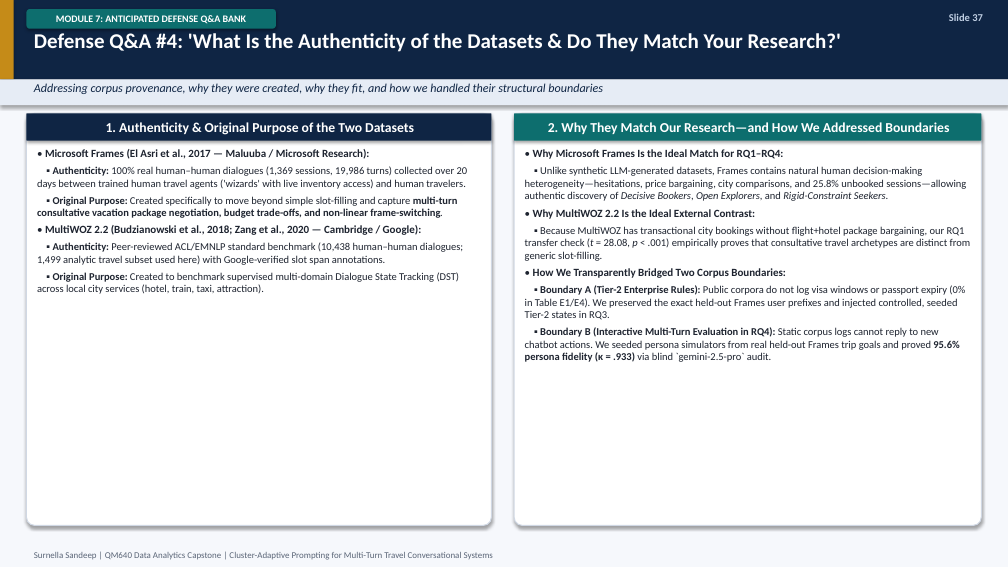
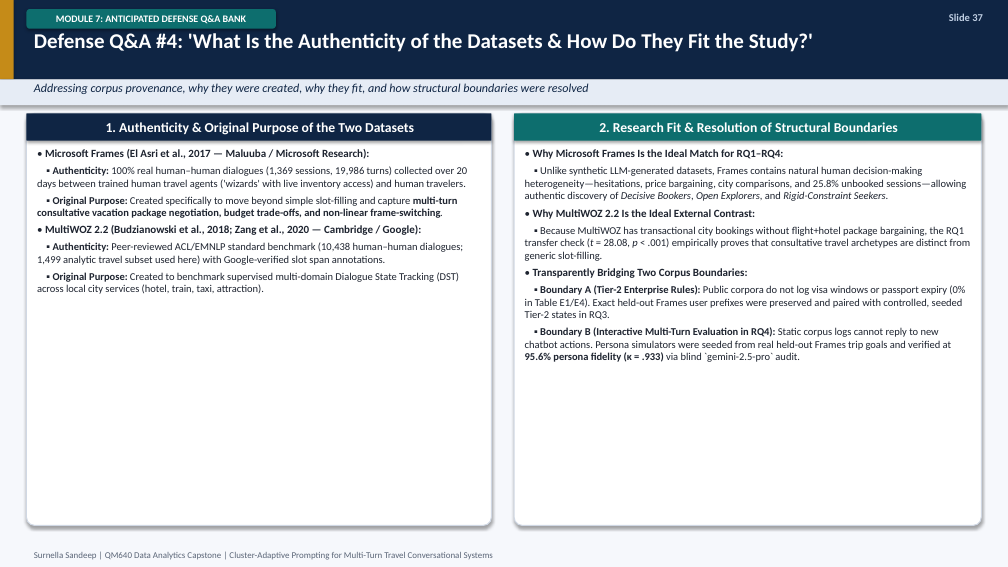
Before and after one commit to surnella/QM640-Dialogue-Clustering-Capstone, a slide deck: slide 37 of final/QM_640_Defense_Presentation_Sandeep_Surnella.pptx. Drawn at 1008x567 pixels with LibreOffice and Linux fonts; fonts in the diff are those of the drawing. Boxes give left, top, right and bottom in pixels: in the first picture for what was removed or moved away, otherwise in the second. Text is boxed around its words. In the diff, an @@ line names an element or a change of style, - is before the commit and + after.

Commit message:
Improvements to defense.

```diff
--- a/final/QM_640_Defense_Presentation_Sandeep_Surnella.pptx
+++ b/final/QM_640_Defense_Presentation_Sandeep_Surnella.pptx
@@ text at [34, 33, 813, 52]: text changed @@
-Defense Q&A #4: 'What Is the Authenticity of the Datasets & Do They Match Your Research?'
+Defense Q&A #4: 'What Is the Authenticity of the Datasets & How Do They Fit the Study?'
@@ text at [34, 83, 589, 94]: text changed @@
-Addressing corpus provenance, why they were created, why they fit, and how we handled their structural boundaries
+Addressing corpus provenance, why they were created, why they fit, and how structural boundaries were resolved
@@ text in rounded rectangle at [599, 122, 898, 132]: text changed @@
-2. Why They Match Our Research—and How We Addressed Boundaries
+2. Research Fit & Resolution of Structural Boundaries
@@ text at [525, 226, 971, 362]: text changed @@
-▪ Because MultiWOZ has transactional city bookings without flight+hotel package bargaining, our RQ1 transfer check (t = 28.08, p < .001) empirically proves that consultative travel archetypes are distinct from generic slot-filling.
-• How We Transparently Bridged Two Corpus Boundaries:
-▪ Boundary A (Tier-2 Enterprise Rules): Public corpora do not log visa windows or passport expiry (0% in Table E1/E4). We preserved the exact held-out Frames user prefixes and injected controlled, seeded Tier-2 states in RQ3.
-▪ Boundary B (Interactive Multi-Turn Evaluation in RQ4): Static corpus logs cannot reply to new chatbot actions. We seeded persona simulators from real held-out Frames trip goals and proved 95.6% persona fidelity (κ = .933) via blind `gemini-2.5-pro` audit.
+▪ Because MultiWOZ has transactional city bookings without flight+hotel package bargaining, the RQ1 transfer check (t = 28.08, p < .001) empirically proves that consultative travel archetypes are distinct from generic slot-filling.
+• Transparently Bridging Two Corpus Boundaries:
+▪ Boundary A (Tier-2 Enterprise Rules): Public corpora do not log visa windows or passport expiry (0% in Table E1/E4). Exact held-out Frames user prefixes were preserved and paired with controlled, seeded Tier-2 states in RQ3.
+▪ Boundary B (Interactive Multi-Turn Evaluation in RQ4): Static corpus logs cannot reply to new chatbot actions. Persona simulators were seeded from real held-out Frames trip goals and verified at 95.6% persona fidelity (κ = .933) via blind `gemini-2.5-pro` audit.
```
Also in this commit, not shown: 30 other slides changed, 1 slide added, 15 other files.
